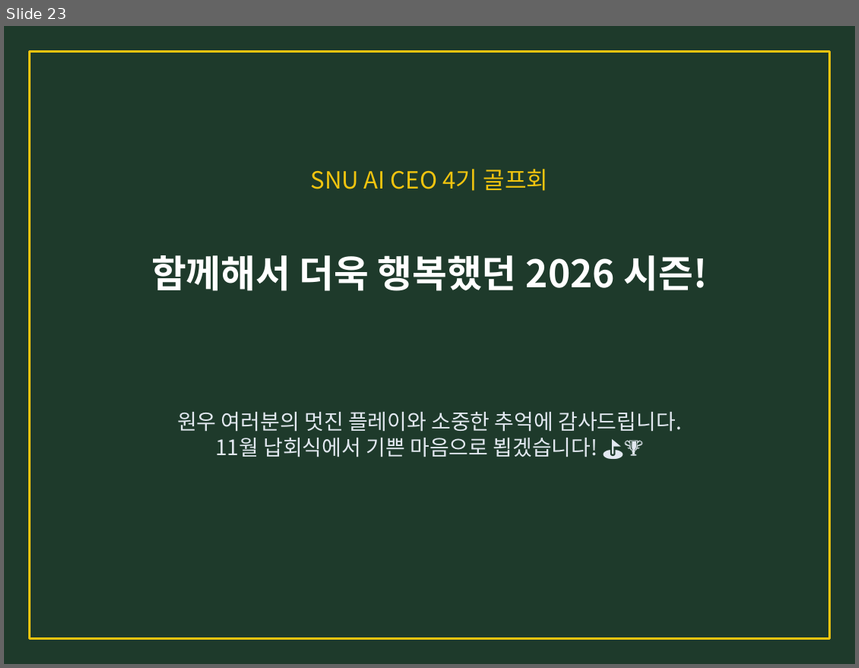
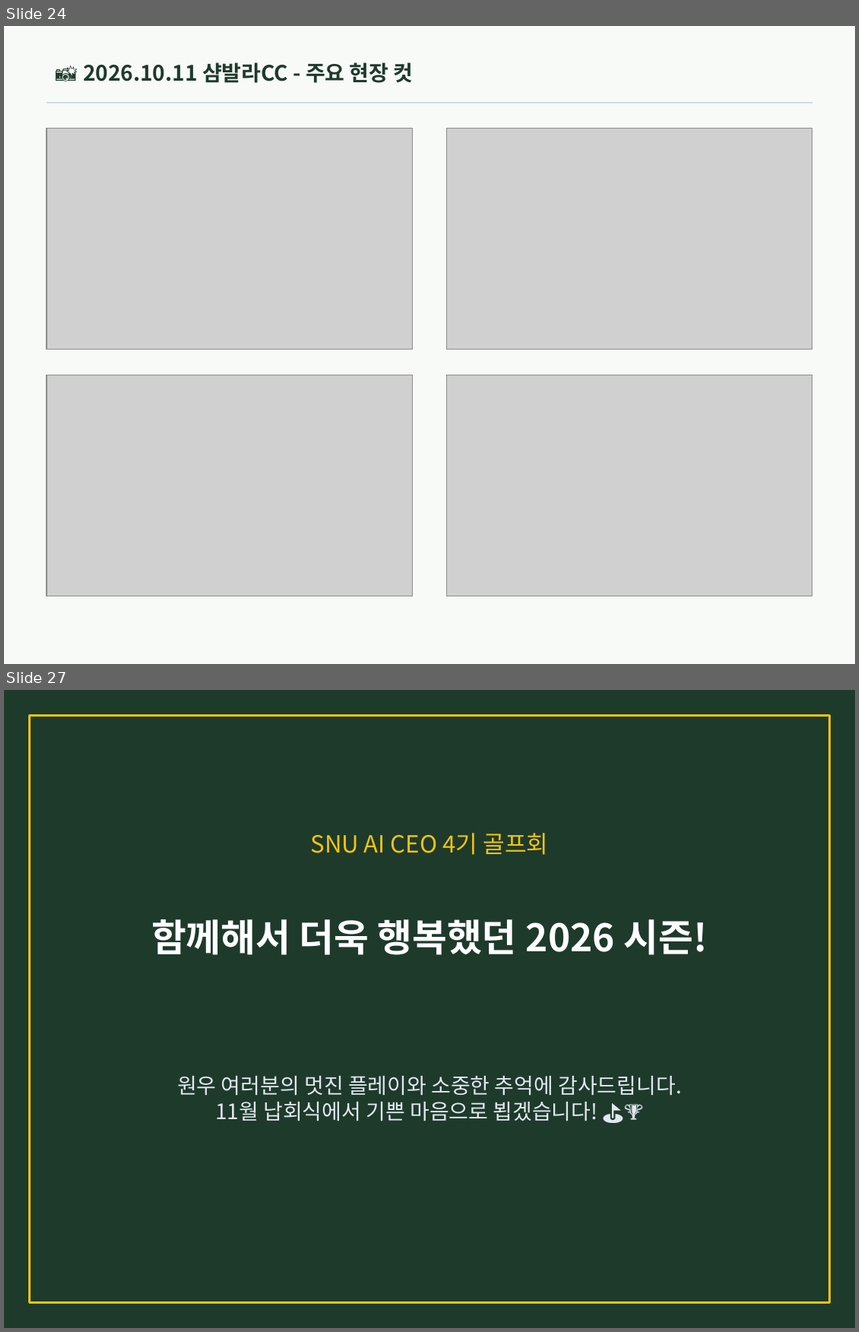
Before and after one commit to BluemMountain/snu-ai-golf4, a slide deck: 2026_SNU_AI_GOLF_Memories.pptx. Shown one above the other, each under a label of ours: slide 23 before the commit, slides 24 and 27 after it; the slides between them are not shown. The pictures are 859x668 and 859x1332 pixels, drawn with LibreOffice and Linux fonts; fonts in the diff are those of the drawing; grey boxes stand for pictures. Boxes give left, top, right and bottom in pixels: in the first picture for what was removed or moved away, otherwise in the second. Text is boxed around its words. In the diff, an @@ line names an element or a change of style, - is before the commit and + after.

```diff
--- a/2026_SNU_AI_GOLF_Memories.pptx
+++ b/2026_SNU_AI_GOLF_Memories.pptx
@@ slide 24 added at (4, 26, 855, 664), background #F8FAF8 @@
@@ text added at (83, 62, 414, 83), 18 pt, text #1E3A2B, bold @@
+📸 2026.10.11 샴발라CC - 주요 현장 컷
@@ line added from (47, 103) to (813, 103), #CBD5E1 1 pt @@
@@ picture added at (47, 128, 413, 350) @@
@@ picture added at (446, 128, 813, 350) @@
@@ picture added at (47, 375, 413, 596) @@
@@ picture added at (446, 375, 813, 596) @@
@@ what was slide 23 is now slide 27 @@
```
Also in this commit, not shown: 2 slides changed, 3 other slides added, 3 other files.
